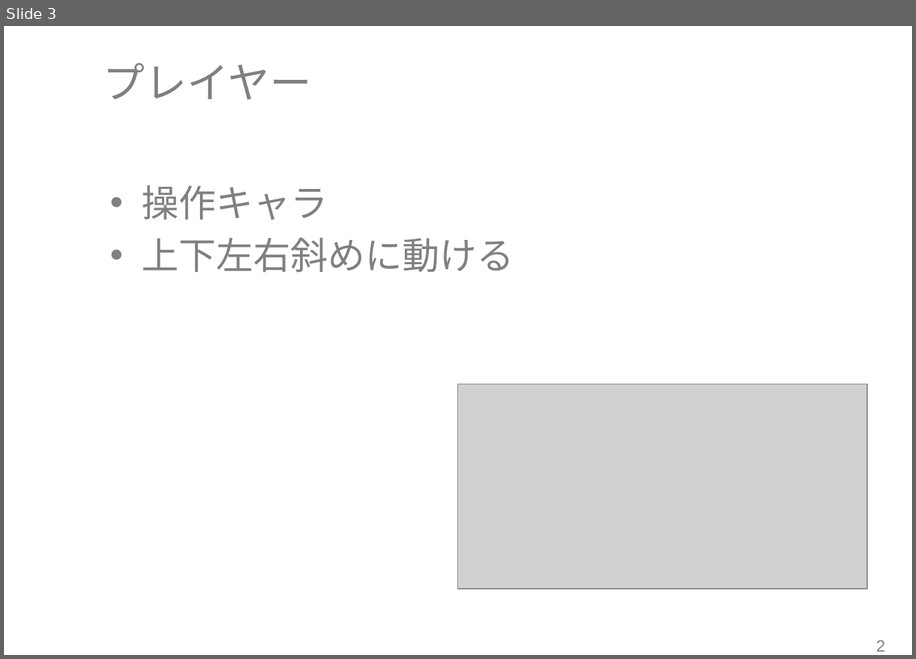
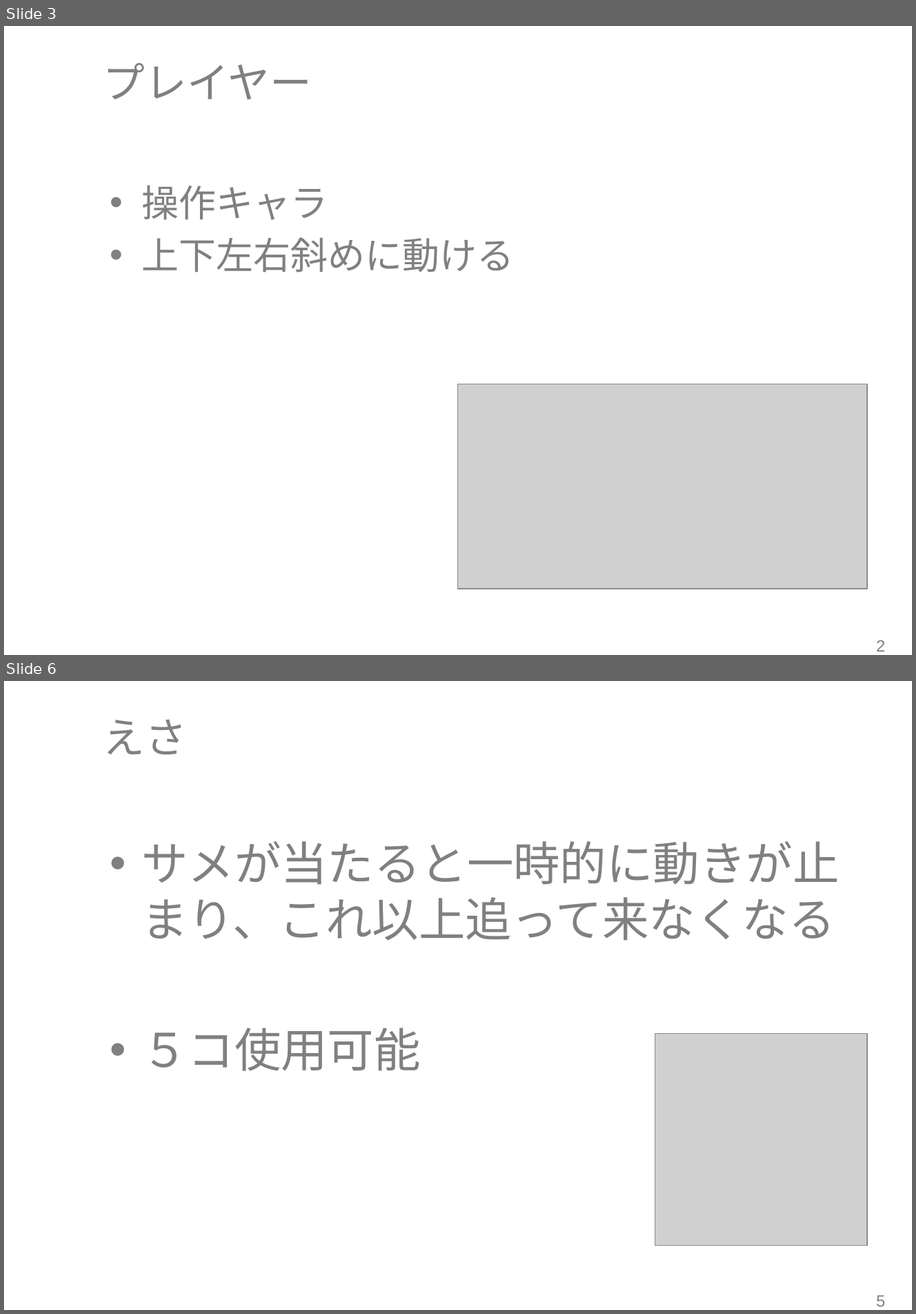
Before and after one commit to RubyCamp/rc2016s_g6, a slide deck: shinziko.pptx. Shown one above the other, each under a label of ours: slide 3 before the commit, slides 3 and 6 after it; the slides between them are not shown. The pictures are 916x659 and 916x1314 pixels, drawn with LibreOffice and Linux fonts; fonts in the diff are those of the drawing; grey boxes stand for pictures; background and template pictures are left out. Boxes give left, top, right and bottom in pixels: in the first picture for what was removed or moved away, otherwise in the second. Text is boxed around its words. In the diff, an @@ line names an element or a change of style, - is before the commit and + after.

```diff
--- a/shinziko.pptx
+++ b/shinziko.pptx
@@ slide 6 added at (x1=4, y1=681, x2=912, y2=1310), background #FFFFFF @@
@@ title added at (x1=103, y1=719, x2=187, y2=755), 36 pt, text #808080 @@
+えさ
@@ text added at (x1=141, y1=841, x2=839, y2=1071), 40 pt, text #808080 @@
+• サメが当たると一時的に動きが止まり、これ以上追って来なくなる
+• ５コ使用可能
@@ picture added at (x1=655, y1=1033, x2=868, y2=1245) @@
@@ page number added at (x1=876, y1=1295, x2=885, y2=1306), 14 pt, text #808080 @@
+5
```
Also in this commit, not shown: 1 slide changed, 3 other slides added.
